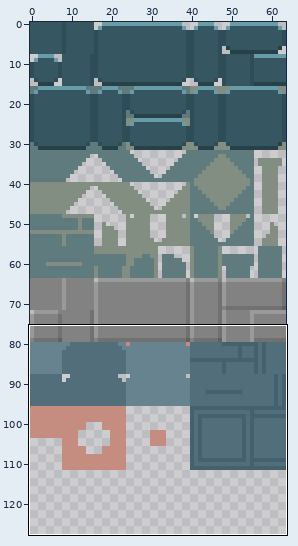
Two versions of one sprite sheet, assets/img/tileset.png. Above, an overview of the earlier version with the close-up marked.
Close-up. Earlier state:
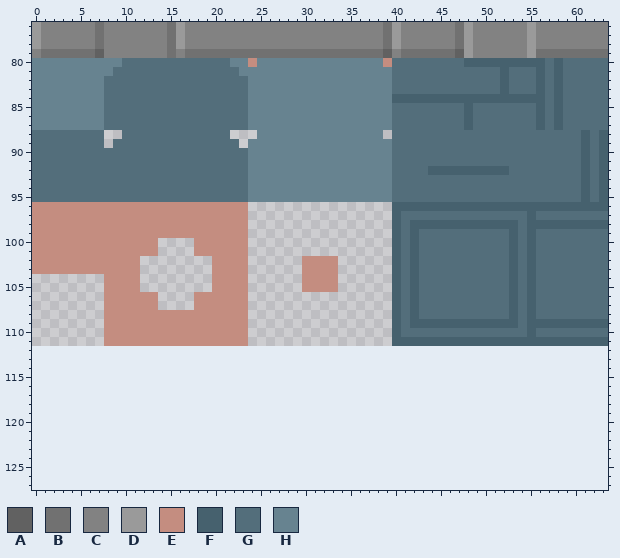
The file is 64x112 pixels. Shown: x 0..63, y 76..127. The old version is drawn lined up with the new one, on the new canvas.
Palette (. is transparent): A #616161  B #717171  C #828282  D #9a9a9a  E #c48d80  F #46616e  G #536e7b  H #678390
Pixels before (only the part around the change), first column x 0:
 76 DCCCCCCBCCCCCCCBDCCCCCCCCCCCCCCCCCCCCCCBDCCCCCCBDCCCCCCDCCCCCCCC
 77 DCCCCCCBCCCCCCCBDCCCCCCCCCCCCCCCCCCCCCCBDCCCCCCBDCCCCCCDCCCCCCCC
 78 DCCCCCCBCCCCCCCBDCCCCCCCCCCCCCCCCCCCCCCBDCCCCCCBDCCCCCCDCCCCCCCC
 79 CBBBBBBACCCCCCCBCBBBBBBBBBBBBBBBBBBBBBBACBBBBBBADCCCCCCDBBBBBBBB
 80 HHHHHHHHHHGGGGGGGGGGGGHHEHHHHHHHHHHHHHHEGGGGGGGGFFFFFFFFFGFGGGGG
 81 HHHHHHHHHGGGGGGGGGGGGGGHHHHHHHHHHHHHHHHHGGGGGGGGGGGGFGGGFGFGGGGG
 82 HHHHHHHHGGGGGGGGGGGGGGGGHHHHHHHHHHHHHHHHGGGGGGGGGGGGFGGGFGFGGGGG
 83 HHHHHHHHGGGGGGGGGGGGGGGGHHHHHHHHHHHHHHHHGGGGGGGGGGGGFGGGFGFGGGGG
 84 HHHHHHHHGGGGGGGGGGGGGGGGHHHHHHHHHHHHHHHHFFFFFFFFFFFFFFFFFGFGGGGG
 85 HHHHHHHHGGGGGGGGGGGGGGGGHHHHHHHHHHHHHHHHGGGGGGGGFGGGGGGGFGFGGGGG
 86 HHHHHHHHGGGGGGGGGGGGGGGGHHHHHHHHHHHHHHHHGGGGGGGGFGGGGGGGFGFGGGGG
 87 HHHHHHHHGGGGGGGGGGGGGGGGHHHHHHHHHHHHHHHHGGGGGGGGFGGGGGGGFGFGGGGG
 88 GGGGGGGG..GGGGGGGGGGGG...HHHHHHHHHHHHHH.GGGGGGGGGGGGGGGGGGGGGFGF
 89 GGGGGGGG.GGGGGGGGGGGGGG.HHHHHHHHHHHHHHHHGGGGGGGGGGGGGGGGGGGGGFGF
 90 GGGGGGGGGGGGGGGGGGGGGGGGHHHHHHHHHHHHHHHHGGGGGGGGGGGGGGGGGGGGGFGF
 91 GGGGGGGGGGGGGGGGGGGGGGGGHHHHHHHHHHHHHHHHGGGGGGGGGGGGGGGGGGGGGFGF
 92 GGGGGGGGGGGGGGGGGGGGGGGGHHHHHHHHHHHHHHHHGGGGFFFFFFFFFGGGGGGGGFGF
 93 GGGGGGGGGGGGGGGGGGGGGGGGHHHHHHHHHHHHHHHHGGGGGGGGGGGGGGGGGGGGGFGF
 94 GGGGGGGGGGGGGGGGGGGGGGGGHHHHHHHHHHHHHHHHGGGGGGGGGGGGGGGGGGGGGFGF
 95 GGGGGGGGGGGGGGGGGGGGGGGGHHHHHHHHHHHHHHHHGGGGGGGGGGGGGGGGGGGGGFGF
 96 EEEEEEEEEEEEEEEEEEEEEEEE................FFFFFFFFFFFFFFFFFFFFFFFF
 97 EEEEEEEEEEEEEEEEEEEEEEEE................FGGGGGGGGGGGGGGFGGGGGGGG
 98 EEEEEEEEEEEEEEEEEEEEEEEE................FGFFFFFFFFFFFFGFFFFFFFFF
 99 EEEEEEEEEEEEEEEEEEEEEEEE................FGFGGGGGGGGGGFGFGGGGGGGG
100 EEEEEEEEEEEEEE....EEEEEE................FGFGGGGGGGGGGFGFGGGGGGGG
101 EEEEEEEEEEEEEE....EEEEEE................FGFGGGGGGGGGGFGFGGGGGGGG
102 EEEEEEEEEEEE........EEEE......EEEE......FGFGGGGGGGGGGFGFGGGGGGGG
103 EEEEEEEEEEEE........EEEE......EEEE......FGFGGGGGGGGGGFGFGGGGGGGG
104 ........EEEE........EEEE......EEEE......FGFGGGGGGGGGGFGFGGGGGGGG
105 ........EEEE........EEEE......EEEE......FGFGGGGGGGGGGFGFGGGGGGGG
106 ........EEEEEE....EEEEEE................FGFGGGGGGGGGGFGFGGGGGGGG
107 ........EEEEEE....EEEEEE................FGFGGGGGGGGGGFGFGGGGGGGG
108 ........EEEEEEEEEEEEEEEE................FGFGGGGGGGGGGFGFGGGGGGGG
109 ........EEEEEEEEEEEEEEEE................FGFFFFFFFFFFFFGFFFFFFFFF
110 ........EEEEEEEEEEEEEEEE................FGGGGGGGGGGGGGGFGGGGGGGG
111 ........EEEEEEEEEEEEEEEE................FFFFFFFFFFFFFFFFFFFFFFFF
112 ................................................................
113 ................................................................
114 ................................................................
115 ................................................................
116 ................................................................
117 ................................................................
118 ................................................................
119 ................................................................
120 ................................................................
121 ................................................................
122 ................................................................
123 ................................................................
124 ................................................................
125 ................................................................
126 ................................................................
127 ................................................................
After the commit:
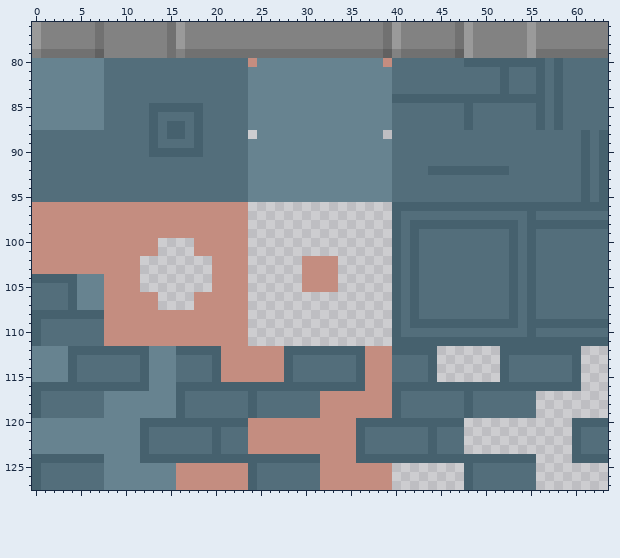
Diff:
canvas 64x112 -> 64x128
Changed rows in their new state; - is an unchanged pixel.
first column x 8:
 80 GG------------GG
 81 G--------------G
first column x 8:
 85 -----FFFFFF-----
 86 -----F----F-----
 87 -----F-FF-F-----
 88 GG---F-FF-F---GG
 89 G----F----F----G
 90 -----FFFFFF-----
first column x 0:
104 FFFFFHHH--------------------------------------------------------
105 GGGGFHHH--------------------------------------------------------
106 GGGGFHHH--------------------------------------------------------
107 GGGGFHHH--------------------------------------------------------
108 FFFFFFFF--------------------------------------------------------
109 FGGGGGGG--------------------------------------------------------
110 FGGGGGGG--------------------------------------------------------
111 FGGGGGGG--------------------------------------------------------
112 HHHHFFFFFFFFFHHHFFFFFEEEEEEEFFFFFFFFFEEEFFFFF-------FFFFFFFFF---
113 HHHHFGGGGGGGFHHHGGGGFEEEEEEEFGGGGGGGFEEEGGGGF-------FGGGGGGGF---
114 HHHHFGGGGGGGFHHHGGGGFEEEEEEEFGGGGGGGFEEEGGGGF-------FGGGGGGGF---
115 HHHHFGGGGGGGFHHHGGGGFEEEEEEEFGGGGGGGFEEEGGGGF-------FGGGGGGGF---
116 FFFFFFFFFFFFFHHHFFFFFFFFFFFFFFFFFFFFFEEEFFFFFFFFFFFFFFFFFFFFF---
117 FGGGGGGGHHHHHHHHFGGGGGGGFGGGGGGGEEEEEEEEFGGGGGGGFGGGGGGG--------
118 FGGGGGGGHHHHHHHHFGGGGGGGFGGGGGGGEEEEEEEEFGGGGGGGFGGGGGGG--------
119 FGGGGGGGHHHHHHHHFGGGGGGGFGGGGGGGEEEEEEEEFGGGGGGGFGGGGGGG--------
120 HHHHHHHHHHHHFFFFFFFFFFFFEEEEEEEEEEEEFFFFFFFFFFFF------------FFFF
121 HHHHHHHHHHHHFGGGGGGGFGGGEEEEEEEEEEEEFGGGGGGGFGGG------------FGGG
122 HHHHHHHHHHHHFGGGGGGGFGGGEEEEEEEEEEEEFGGGGGGGFGGG------------FGGG
123 HHHHHHHHHHHHFGGGGGGGFGGGEEEEEEEEEEEEFGGGGGGGFGGG------------FGGG
124 FFFFFFFFHHHHFFFFFFFFFFFFFFFFFFFFEEEEFFFFFFFFFFFFFFFFFFFF----FFFF
125 FGGGGGGGHHHHHHHHEEEEEEEEFGGGGGGGEEEEEEEE--------FGGGGGGG--------
126 FGGGGGGGHHHHHHHHEEEEEEEEFGGGGGGGEEEEEEEE--------FGGGGGGG--------
127 FGGGGGGGHHHHHHHHEEEEEEEEFGGGGGGGEEEEEEEE--------FGGGGGGG--------
Where, in picture pixels (left, top, right, bottom), the same in both close-ups:
changed: (104, 58, 122, 76)
changed: (230, 58, 248, 76)
changed: (104, 103, 248, 157)
added: (32, 274, 608, 490)
